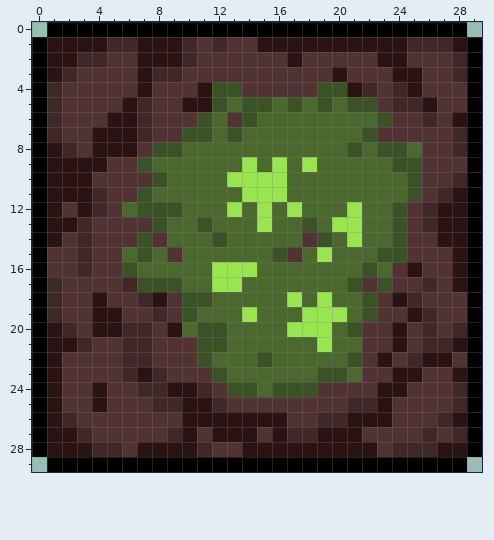
One commit to this pixel-art sprite: Tank Game/Assets/Sprites/Environments/Grasslands_Wall.png. That is the earlier state.
The file is 30x30 pixels.
After:
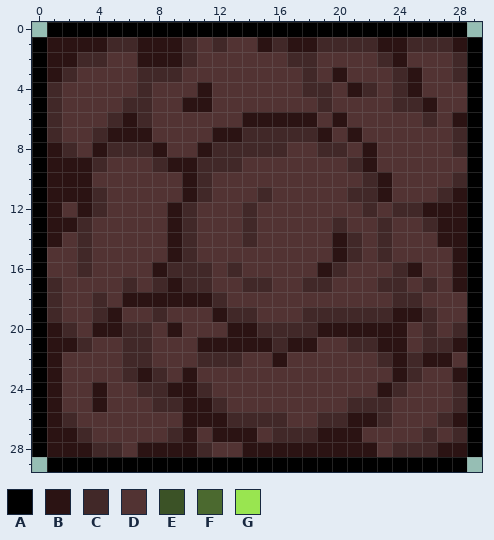
Palette (. is transparent): A #000000  B #2b1313  C #412828  D #523333  E #3b5226  F #4b692f  G #99e550
Edits made:
Changed rows in their new state; - is an unchanged pixel.
first column x 4:
 1 ------------C--CCCC----
 2 -------------CC----C---
 3 ---C----------C-----C--
 4 ---C----DD----CCD------
 5 --C-----DDDDDDDCDDD----
 6 -C-----DD-BBBBBDBDDD---
 7 C--B--DDBBCCCCCBDBD----
 8 -CCCBDDBCCCCCDDCCDBDDD-
 9 C--DCBBCCCDDDDDDDCBDDD-
10 ----DDBCDDDDDDDDDDCBDD-
11 ---DDDBCDDDCDDDDDCCBDD-
12 --DDDBCDDDCDDDDDDDCDCCB
13 ----DBCDDDCDDDDDCDDCD--
14 ---D-BCDDDCDDD-DBCDCD--
15 --DDDBCDDDDDD-DDBCDCD--
16 --DDBCCCDCDDDDDBCDDDC--
17 ---DCBCCDDCCDDCCDD-CC--
18 C-BB-BBBCDDDDDDDDDD-C--
19 C-----DDBCCDDDCCCCCCB--
20 ------DDDBBCCCCBBBBB---
21 -------BBBBBCBBDDCCB---
22 -------CCCDDBDDDDD-CB--
23 ------B-DDDDDDDDDD---C-
24 ---------DDDDDD-----C--
25 -------------------C---
26 ---------CCCC------C---
27 ------------C----------
Boxes around the changes in both pictures, in picture pixels (x1, y1, x2, y2):
changed: (92, 37, 437, 442)
